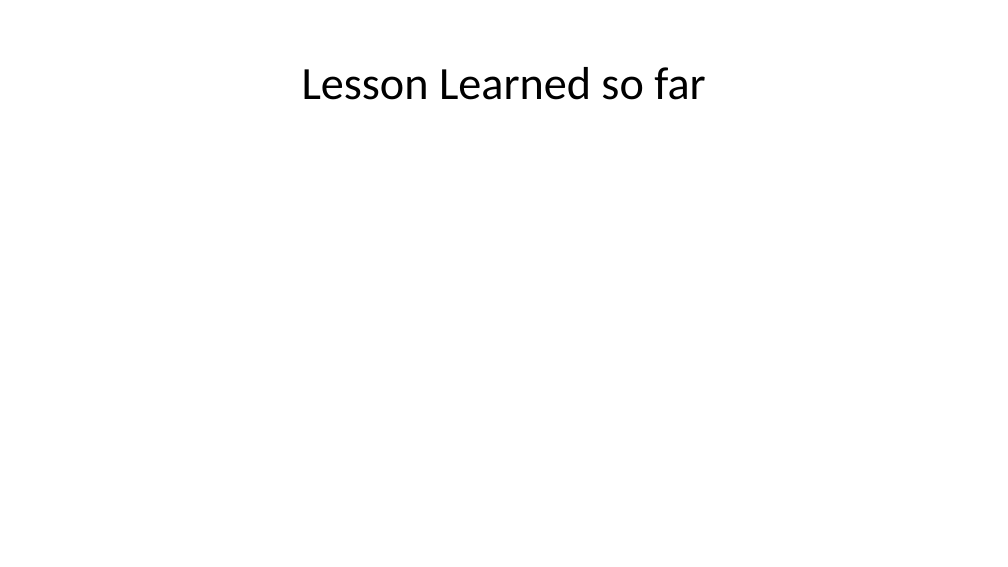
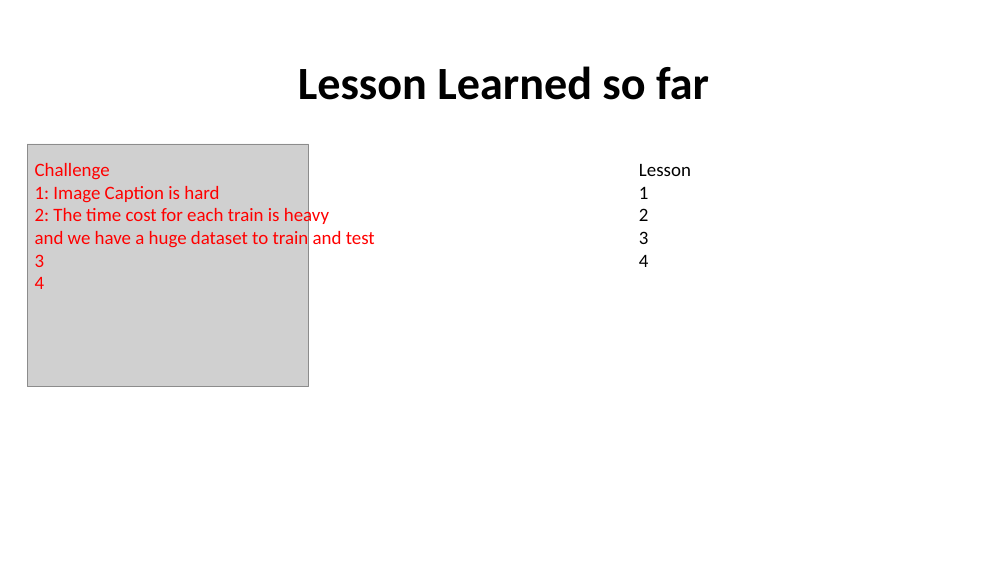
Before and after one commit to Kive1ru/CS-175-Image-Caption, a slide deck: slide 4 of project presentation (WIP).pptx. Drawn at 1008x567 pixels with LibreOffice and Linux fonts; fonts in the diff are those of the drawing; grey boxes stand for pictures. Boxes give left, top, right and bottom in pixels: in the first picture for what was removed or moved away, otherwise in the second. Text is boxed around its words. In the diff, an @@ line names an element or a change of style, - is before the commit and + after.

Commit message:
update presentation slide, create eval function and link of report.
Update presentation (missing result and lesson learn)
create eval for later use
modifed readme to include the link to project report.

```diff
--- a/project presentation (WIP).pptx
+++ b/project presentation (WIP).pptx
@@ title "Lesson Learned so far" at bbox=[298, 66, 709, 100]: bold on @@
@@ picture added at bbox=[27, 144, 309, 386] @@
@@ text added at bbox=[35, 163, 375, 289], 18 pt, text #FF0000 @@
+Challenge
+1: Image Caption is hard
+2: The time cost for each train is heavy
+and we have a huge dataset to train and test
+3
+4
@@ text added at bbox=[639, 164, 691, 267], 18 pt, text #000000 @@
+Lesson
+1
+2
+3
+4
```
Also in this commit, not shown: 2 slides added, 2 slides removed, 2 other files.
